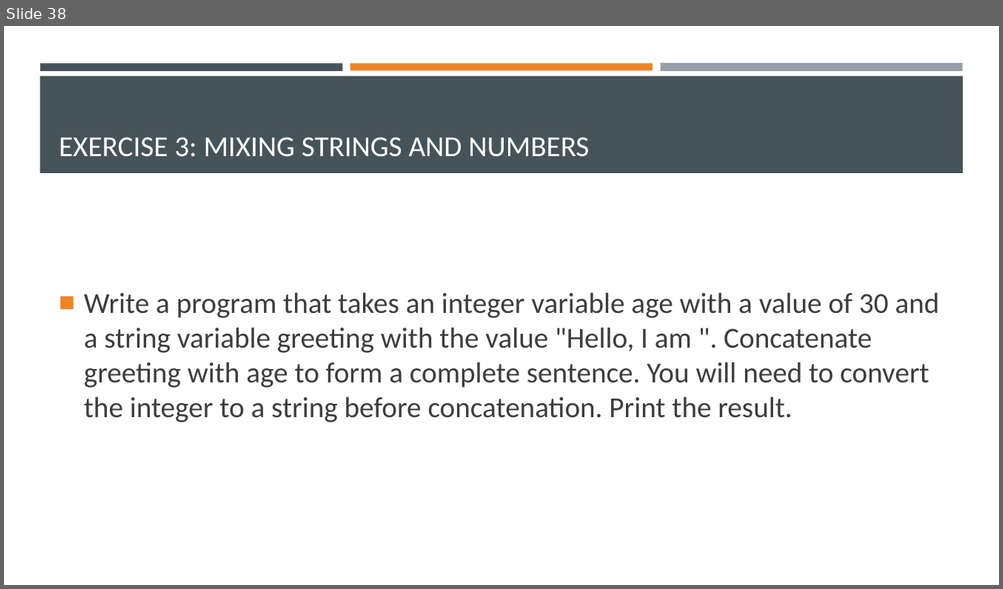
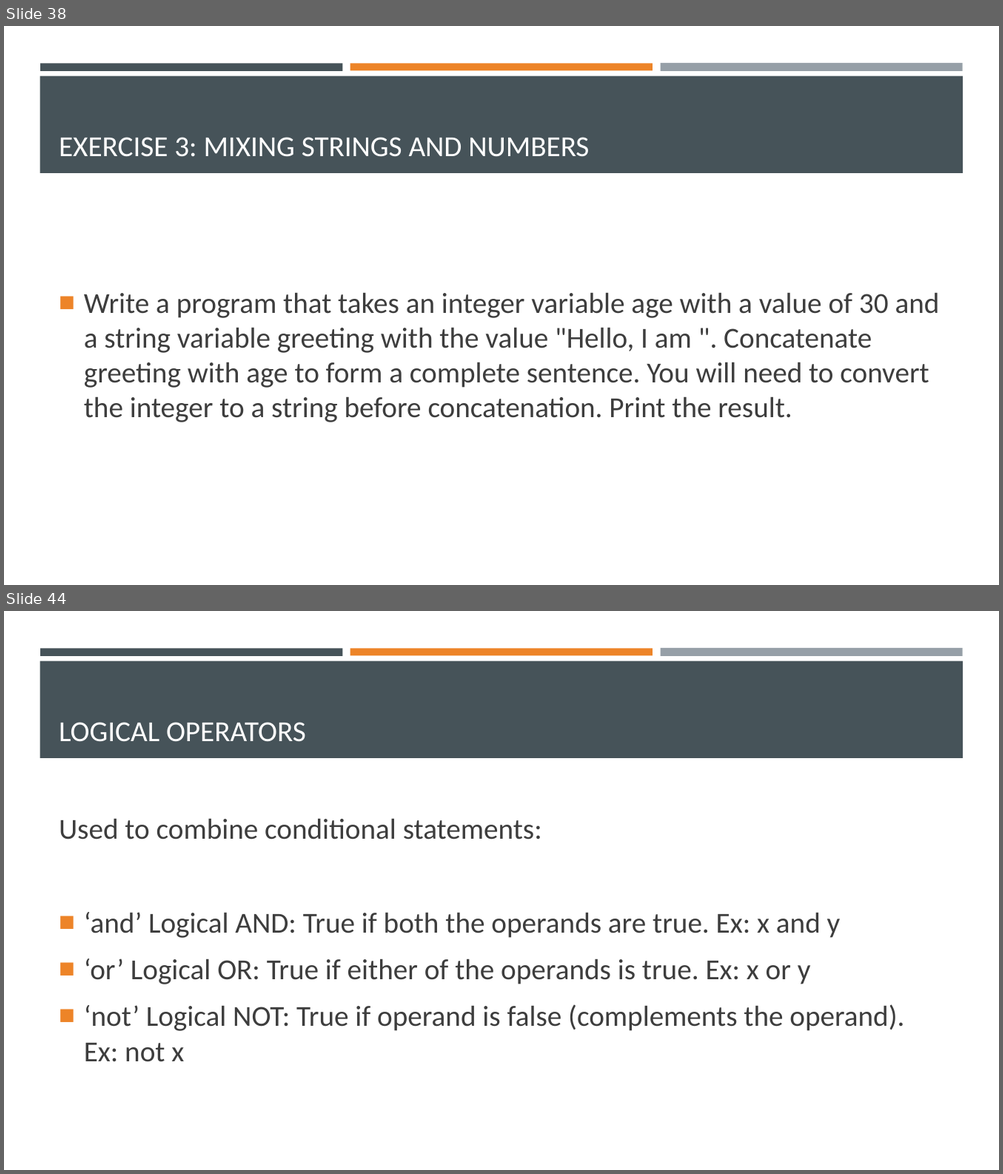
Before and after one commit to Ghost0396/iot, a slide deck: python/Python 3.pptx. Shown one above the other, each under a label of ours: slide 38 before the commit, slides 38 and 44 after it; the slides between them are not shown. The pictures are 1003x589 and 1003x1174 pixels, drawn with LibreOffice and Linux fonts; fonts in the diff are those of the drawing. Boxes give left, top, right and bottom in pixels: in the first picture for what was removed or moved away, otherwise in the second. Text is boxed around its words. In the diff, an @@ line names an element or a change of style, - is before the commit and + after.

```diff
--- a/python/Python 3.pptx
+++ b/python/Python 3.pptx
@@ slide 44 added at (4, 611, 999, 1170), background #FFFFFF; not listed: 4 template elements that a slide beside it also shows @@
@@ title added at (59, 722, 306, 742), 28 pt, text #FFFFFF @@
+LOGICAL OPERATORS
@@ text added at (59, 818, 904, 1062), 28 pt, text #3D3D3D @@
+Used to combine conditional statements:
+■ ‘and’ Logical AND: True if both the operands are true. Ex: x and y
+■ ‘or’ Logical OR: True if either of the operands is true. Ex: x or y
+■ ‘not’ Logical NOT: True if operand is false (complements the operand). Ex: not x
```
Also in this commit, not shown: 4 slides changed, 14 other slides added, 5 other files.
